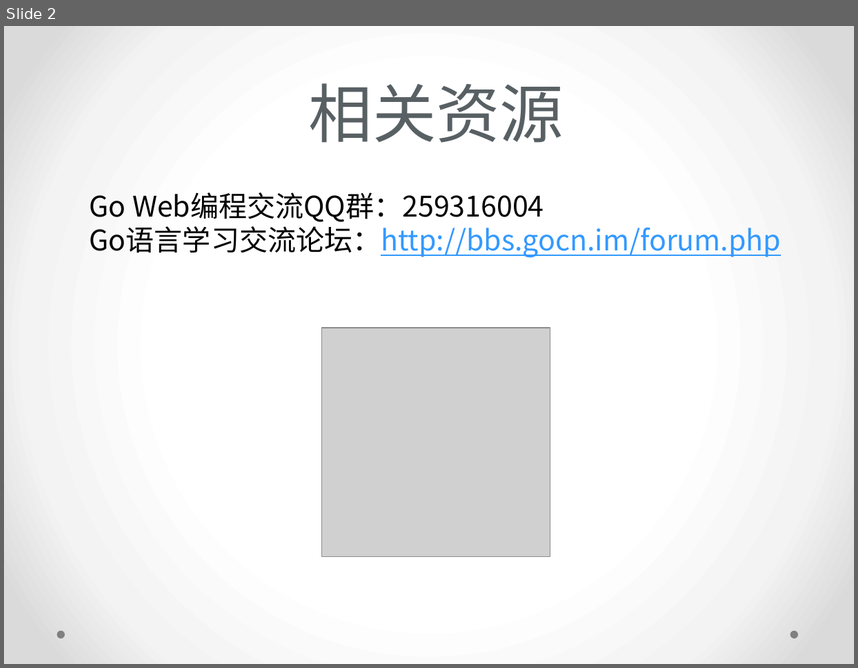
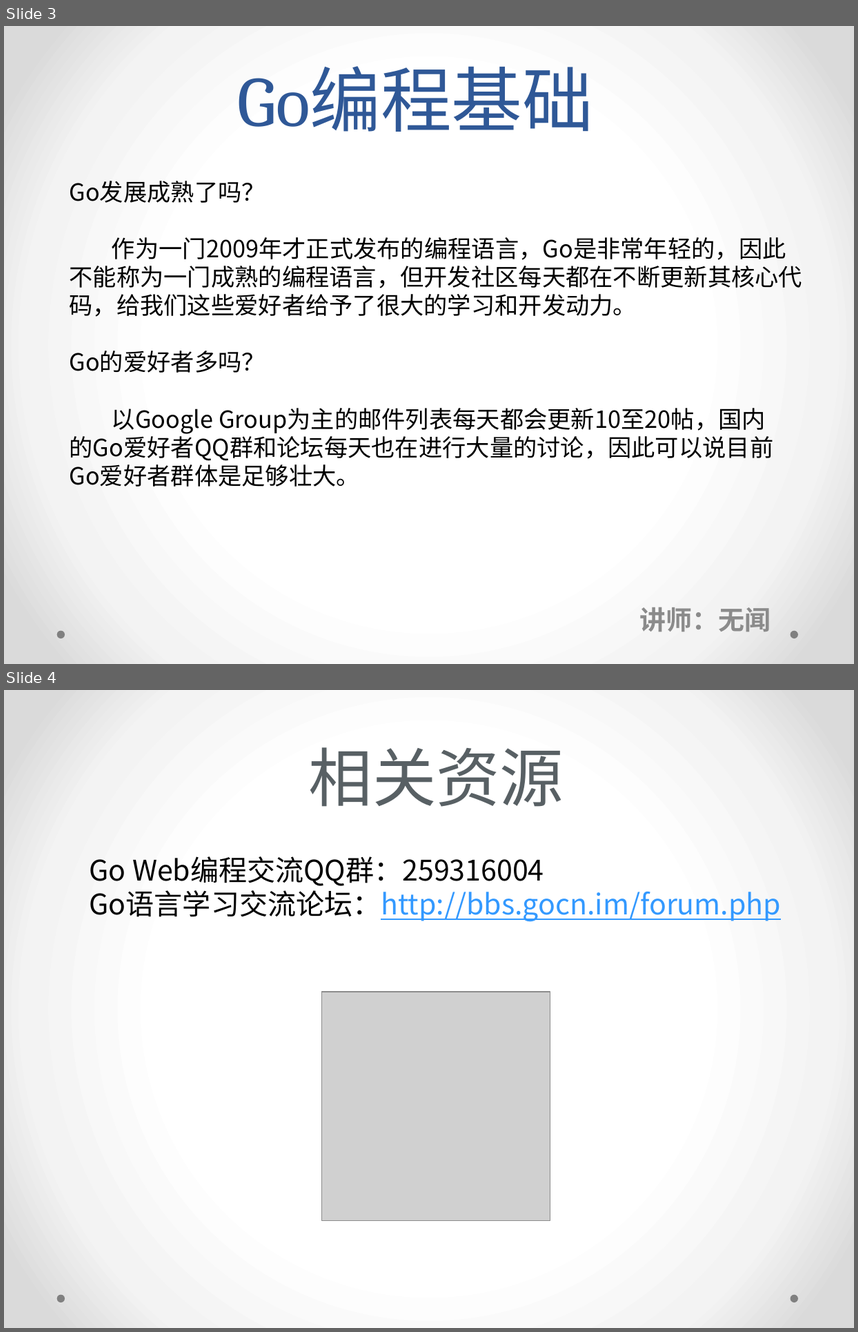
Before and after one commit to sanxingdong/go-fundamental-programminge, a slide deck: Go编程基础-课堂讲义.pptx. Shown one above the other, each under a label of ours: slide 2 before the commit, slides 3 and 4 after it. The pictures are 858x668 and 858x1332 pixels, drawn with LibreOffice and Linux fonts; fonts in the diff are those of the drawing; grey boxes stand for pictures. Boxes give left, top, right and bottom in pixels: in the first picture for what was removed or moved away, otherwise in the second. Text is boxed around its words. In the diff, an @@ line names an element or a change of style, - is before the commit and + after.

Commit message:
lecture1

```diff
--- a/Go编程基础-课堂讲义.pptx
+++ b/Go编程基础-课堂讲义.pptx
@@ slide 3 added at (4, 26, 854, 664), background gradient #FFFFFF to #F4F4F4 to #DADADA; not listed: 2 template elements that a slide beside it also shows @@
@@ title added at (238, 66, 593, 132), 60 pt, text #2F5897 @@
+Go编程基础
@@ text added at (70, 181, 803, 486), 20 pt, text #000000 @@
+Go发展成熟了吗？
+作为一门2009年才正式发布的编程语言，Go是非常年轻的，因此
+不能称为一门成熟的编程语言，但开发社区每天都在不断更新其核心代
+码，给我们这些爱好者给予了很大的学习和开发动力。
+Go的爱好者多吗？
+以Google Group为主的邮件列表每天都会更新10至20帖，国内
+的Go爱好者QQ群和论坛每天也在进行大量的讨论，因此可以说目前
+Go爱好者群体是足够壮大。
@@ subtitle added at (640, 607, 771, 631), 22.2 pt, text #8C8C8C, bold @@
+讲师：无闻
@@ what was slide 2 is now slide 4 @@
```
Also in this commit, not shown: 1 slide changed, 1 other slide added, 2 other files.
